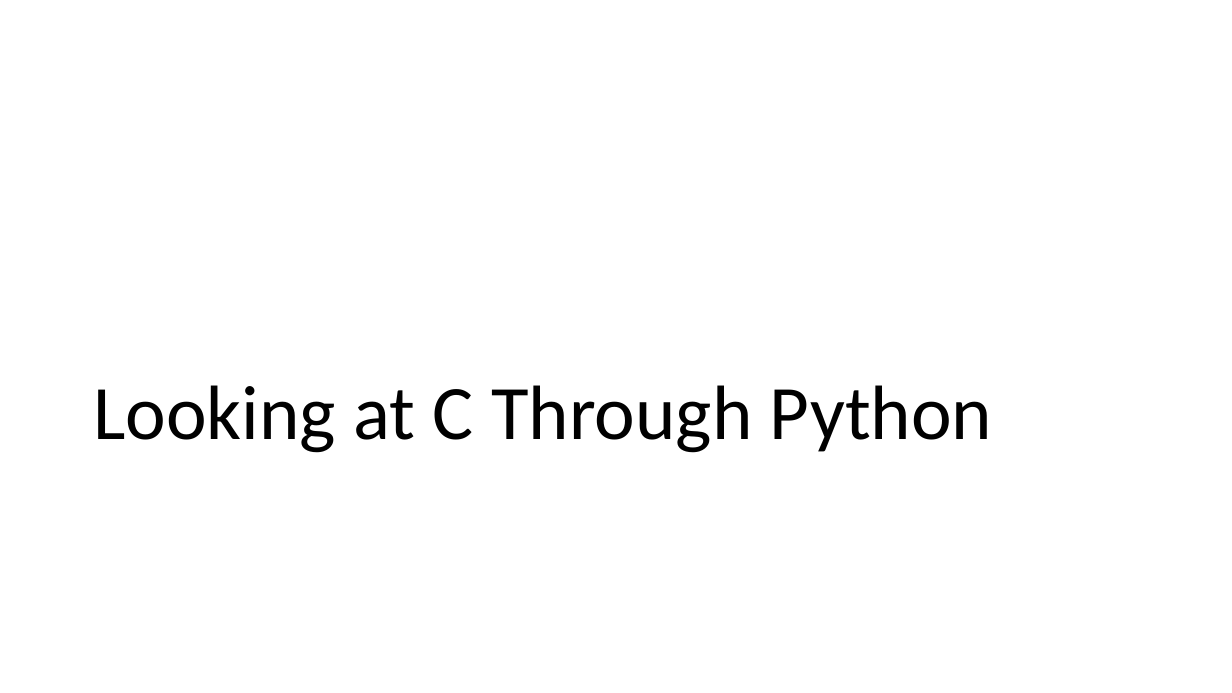
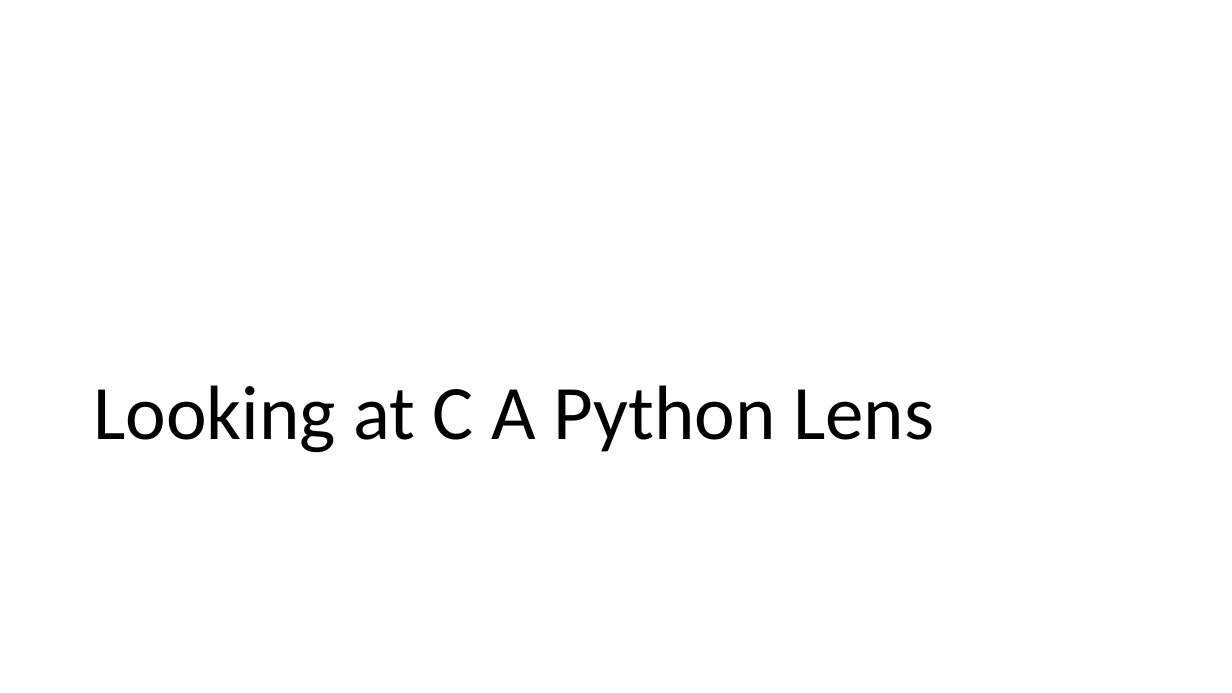
Before and after one commit to csev/cc4e, a slide deck: slide 6 of lectures/CC-02-Python.pptx. Drawn at 1232x693 pixels with LibreOffice and Linux fonts; fonts in the diff are those of the drawing. Boxes give left, top, right and bottom in pixels: in the first picture for what was removed or moved away, otherwise in the second. Text is boxed around its words. In the diff, an @@ line names an element or a change of style, - is before the commit and + after.

```diff
--- a/lectures/CC-02-Python.pptx
+++ b/lectures/CC-02-Python.pptx
@@ title at (x1=93, y1=385, x2=934, y2=453): text changed @@
-Looking at C Through Python
+Looking at C A Python Lens
```
Also in this commit, not shown: 11 other slides changed.
